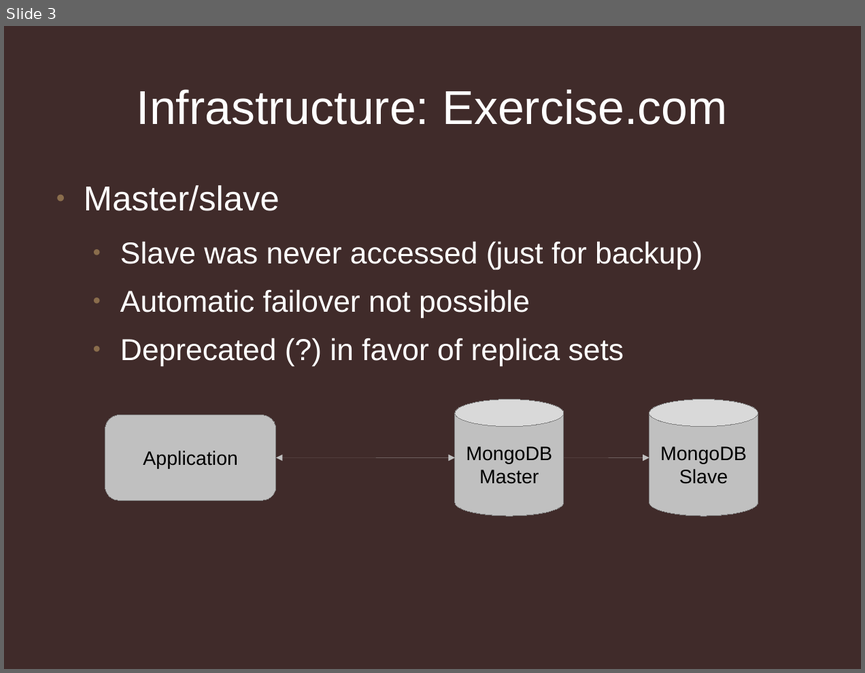
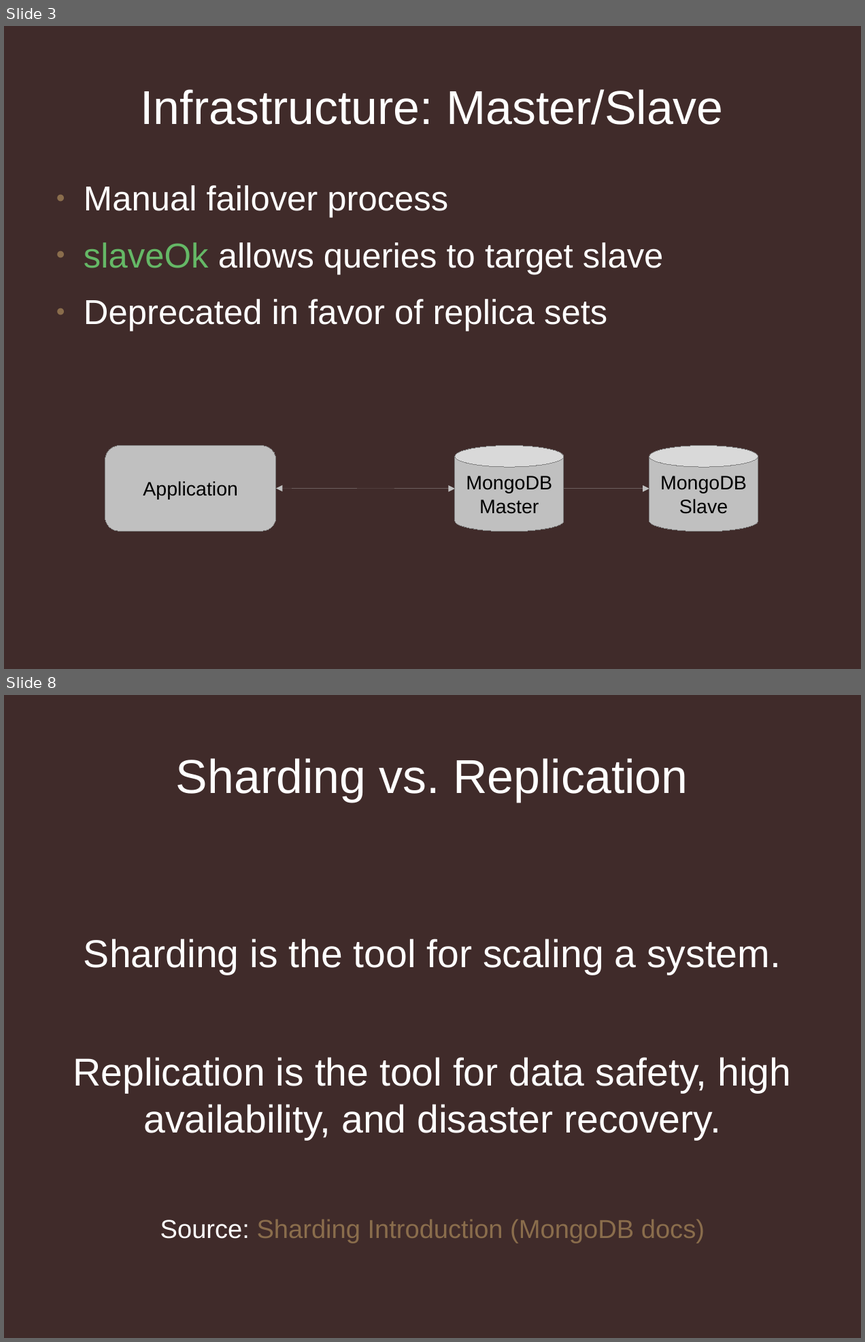
Before and after one commit to jmikola/slides, a slide deck: 20120607-symfony_live/using_mongodb_responsibly.odp. Shown one above the other, each under a label of ours: slide 3 before the commit, slides 3 and 8 after it; the slides between them are not shown. The pictures are 865x673 and 865x1342 pixels, drawn with LibreOffice and Linux fonts; fonts in the diff are those of the drawing; background and template pictures are left out. Boxes give left, top, right and bottom in pixels: in the first picture for what was removed or moved away, otherwise in the second. Text is boxed around its words. In the diff, an @@ line names an element or a change of style, - is before the commit and + after.

```diff
--- a/20120607-symfony_live/using_mongodb_responsibly.odp
+++ b/20120607-symfony_live/using_mongodb_responsibly.odp
@@ slide 8 added at (x1=4, y1=695, x2=861, y2=1338), background #402B2A @@
@@ title added at (x1=176, y1=758, x2=687, y2=802), 44 pt, text #FFFFFF @@
+Sharding vs. Replication
@@ text added at (x1=73, y1=938, x2=791, y2=1243), 36 pt, text #FFFFFF @@
+Sharding is the tool for scaling a system.
+Replication is the tool for data safety, high availability, and disaster recovery.
+Source: Sharding Introduction (MongoDB docs)
@@ slide 3 changed as well @@
@@ title at (x1=141, y1=89, x2=723, y2=125): text changed @@
-Infrastructure: Exercise.com
+Infrastructure: Master/Slave
@@ text at (x1=84, y1=185, x2=664, y2=331): text changed; size 28 to 32 pt @@
-● Master/slave
-  ● Slave was never accessed (just for backup)
-  ● Automatic failover not possible
-  ● Deprecated (?) in favor of replica sets
+● Manual failover process
+● slaveOk allows queries to target slave
+● Deprecated in favor of replica sets
@@ cylinder "MongoDB Master" resized from (x1=455, y1=399, x2=564, y2=516) to (x1=455, y1=445, x2=564, y2=531) @@
@@ cylinder "MongoDB Slave" resized from (x1=649, y1=399, x2=758, y2=516) to (x1=649, y1=445, x2=758, y2=531) @@
@@ 1 rounded rectangle, 1 arrow, 1 double arrow moved together from (x1=105, y1=415, x2=649, y2=500) to (x1=105, y1=445, x2=649, y2=531) @@
```
Also in this commit, not shown: 7 other slides changed, 39 other slides added, 1 slide removed, 3 other files.
